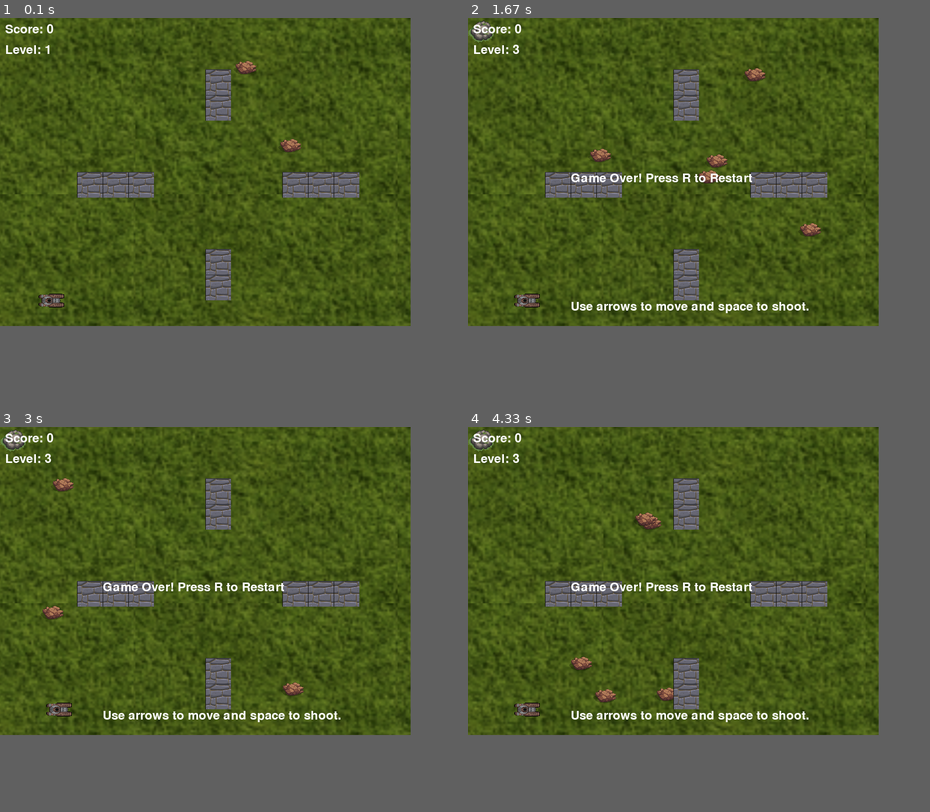
Above: before the commit, frames 1-4 (two rows, left to right).
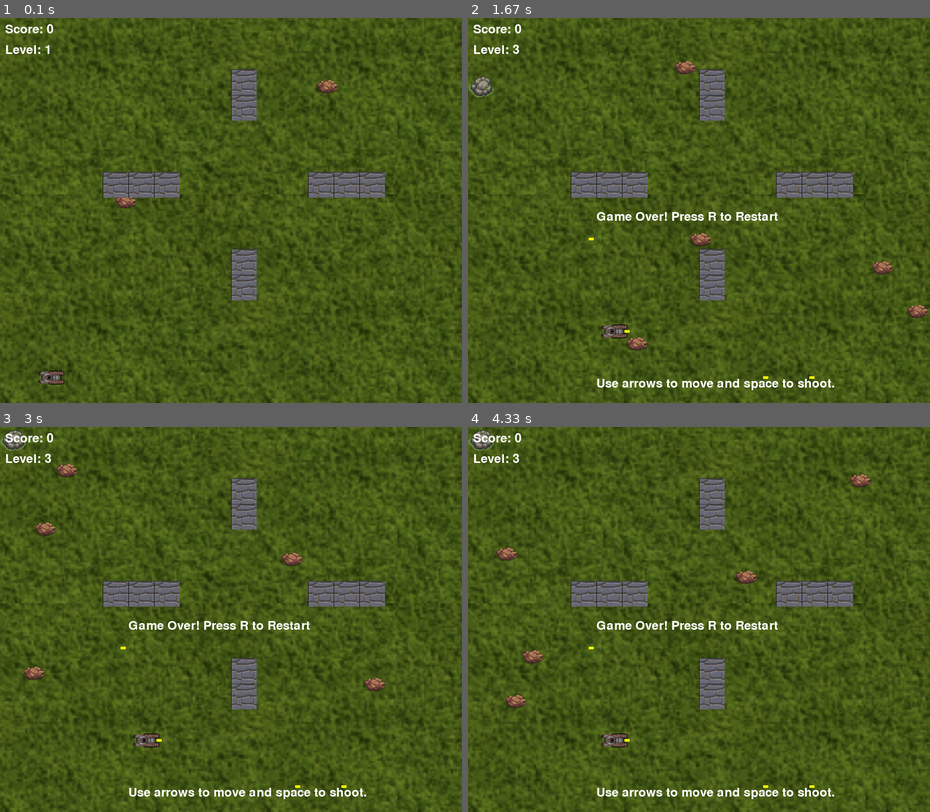
Above: after the commit, the same moments.

Repository: pranjolkoirala/HIT-137-Final-Assessment
Game: pygame game, started from main.py
Same seed, same stepped clock (60 frames per second), same inputs: the game is played once before the commit and once after it.
Inputs:
- Up to frame 1 (0.1 s): no input
- Up to frame 2 (1.67 s): tap 1 at 0.33, 0.82 s; hold Right 0.67-1.13 s; tap Space at 0.73, 1.03, 1.23, 1.57 s; hold Up 1.17-1.47 s; hold Right from 1.5 s (still down)
- Up to frame 3 (3 s): tap Space at 1.87, 2.07, 2.37 s; release Right at 1.97 s; hold Left 2-2.53 s; tap 1 at 2.15 s
- Up to frame 4 (4.33 s): tap Space at 3.4 s; tap 1 at 3.48 s
In our replay, the window is 800x600 before the commit and 900x750 after it. These sizes can differ from the game's own. Grey fills any space a smaller window leaves; there, only what the larger window draws over its background counts as a difference.

The runs differ from the first frame. In frame 1, 6.3% of the frame differs, in the area x 0-100%, y 0-100%; in frame 2, 36%; in frame 3, 35%; in frame 4, 36%.

Commit message:
enemy spawn outside obstacles

Diff:
--- a/classes/boss.py
+++ b/classes/boss.py
@@ -3,8 +3,8 @@
 from constant import SCREEN_WIDTH, SCREEN_HEIGHT
 from classes.enemy import EnemyTank
 class BossEnemy(EnemyTank):
-    def __init__(self, x, y, level, hits_required):
-        super().__init__(x, y, level)
+    def __init__(self, level, hits_required):
+        super().__init__( level)
         self.image.fill((0, 0, 255))  # Different color (blue) for the boss
         self.speed = 3 + level  # Boss speed
         self.health = hits_required  # Set health based on hits required
--- a/classes/enemy.py
+++ b/classes/enemy.py
@@ -1,18 +1,18 @@
 import pygame
 import random
-from constant import SCREEN_WIDTH, SCREEN_HEIGHT
+from constant import SCREEN_WIDTH, SCREEN_HEIGHT,OBSTACLE_COORDINATES
 
 # Hitting Enemy Sound
 hit_enemy = pygame.mixer.Sound('./audio/enemy_hit.mp3')
 hit_enemy.set_volume(0.3)  # Adjust the volume as needed
 
 class EnemyTank(pygame.sprite.Sprite):
-    def __init__(self, x, y, level):
+    def __init__(self, level):
         super().__init__()
         # Load enemy tank images
         self.image_normal = pygame.image.load('./images/enemy.png').convert_alpha()
         self.image_weak = pygame.image.load('./images/enemy_weak.png').convert_alpha()
-
+        x,y = get_valid_enemy_position(OBSTACLE_COORDINATES,SCREEN_WIDTH,SCREEN_HEIGHT)
         self.image = pygame.transform.scale(self.image_normal, (50, 30))  # Scale the normal image
         self.rect = self.image.get_rect()
         self.rect.center = (x, y)
@@ -60,3 +60,38 @@
             # Change to the weak enemy image when hit once
             self.image = pygame.transform.scale(self.image_weak, (50, 30))  # Scale the weak image
             return False  # Indicate that the enemy is still alive
+
+
+
+def get_valid_enemy_position(obstacle_coords, screen_width, screen_height, buffer_distance=50, enemy_size=(50, 30)):
+    """
+    Generate a valid coordinate for the enemy tank that does not overlap with obstacles.
+
+    Parameters:
+    - obstacle_coords: A list of tuples representing obstacle positions (x, y).
+    - screen_width: The width of the screen.
+    - screen_height: The height of the screen.
+    - buffer_distance: The minimum distance the enemy must spawn away from obstacles and edges.
+    - enemy_size: A tuple representing the size of the enemy tank (width, height).
+
+    Returns:
+    - (x, y): A tuple representing the valid coordinate for the enemy tank.
+    """
+    enemy_width, enemy_height = enemy_size
+
+    while True:
+        # Randomly generate x and y coordinates
+        x = random.randint(buffer_distance, screen_width - buffer_distance - enemy_width)
+        y = random.randint(buffer_distance, screen_height - buffer_distance - enemy_height)
+
+        # Check if the new enemy coordinates overlap with any obstacles
+        overlap = False
+        for obs_x, obs_y in obstacle_coords:
+            # Check for collision based on size of the enemy tank
+            if (x < obs_x + enemy_width and x + enemy_width > obs_x and
+                y < obs_y + enemy_height and y + enemy_height > obs_y):
+                overlap = True
+                break
+
+        if not overlap:
+            return x, y
--- a/constant.py
+++ b/constant.py
@@ -1,6 +1,6 @@
 # Screen dimensions
-SCREEN_WIDTH = 800
-SCREEN_HEIGHT = 600
+SCREEN_WIDTH = 900
+SCREEN_HEIGHT = 750
 
 FPS = 60
 
@@ -13,7 +13,7 @@
 
 # Coordinates should be less than SCREEN_WIDTH and SCREEN_HEIGHT.
 # The dimension of the obstacle is 50x50
-OBSTACLE_COORDINATES= [[150, 300],[200, 300],[250, 300],[550, 300],[600, 300],[650, 300],[400, 100],[400, 150],[400, 450],[400, 500]]
+OBSTACLE_COORDINATES= [[200, 300],[250, 300],[300, 300],[600, 300],[650, 300],[700, 300],[450, 100],[450, 150],[450, 450],[450, 500]]
 
 # Number of Enemies for each level
 ENEMIES_IN_LEVEL_1 = 2
--- a/main.py
+++ b/main.py
@@ -61,7 +61,7 @@
     game_over = False
     # Create initial enemies for level 1
     for _ in range(total_enemies):
-        enemy = EnemyTank(random.randint(100, 700), random.randint(50, SCREEN_HEIGHT - 50), level)
+        enemy = EnemyTank( level)
         enemies.add(enemy)
 
 
@@ -85,11 +85,11 @@
                     level = 3
                     total_enemies = enemies_per_level_3
                     enemies.empty()  # Clear any existing enemies
-                    boss = BossEnemy(random.randint(100, 700), random.randint(50, SCREEN_HEIGHT - 50), level, boss_hits_required)  # Create the boss
+                    boss = BossEnemy( level, boss_hits_required)  # Create the boss
                     enemies.add(boss)  # Add boss to enemies
                     # Create additional regular enemies for level 3
                     for _ in range(total_enemies - 1):  # One less for the boss
-                        enemy = EnemyTank(random.randint(100, 700), random.randint(50, SCREEN_HEIGHT - 50), level)
+                        enemy = EnemyTank( level)
                         enemies.add(enemy)
 
                 # Restart the game if game over and player presses R
@@ -135,11 +135,11 @@
                     enemies.empty()  # Clear any existing enemies
                     # Create new enemies for the next level
                     for _ in range(total_enemies):
-                        enemy = EnemyTank(random.randint(100, 700), random.randint(50, SCREEN_HEIGHT - 50), level)
+                        enemy = EnemyTank( level)
                         enemies.add(enemy)
                     if level==3:
                         # if its level 3, add a boss
-                        boss = BossEnemy(random.randint(100, 700), random.randint(50, SCREEN_HEIGHT - 50), level, boss_hits_required)
+                        boss = BossEnemy( level, boss_hits_required)
                         enemies.add(boss)
                 else:
                     GAME_OVER_TEXT= "Congratulations!! Press R to start again"
